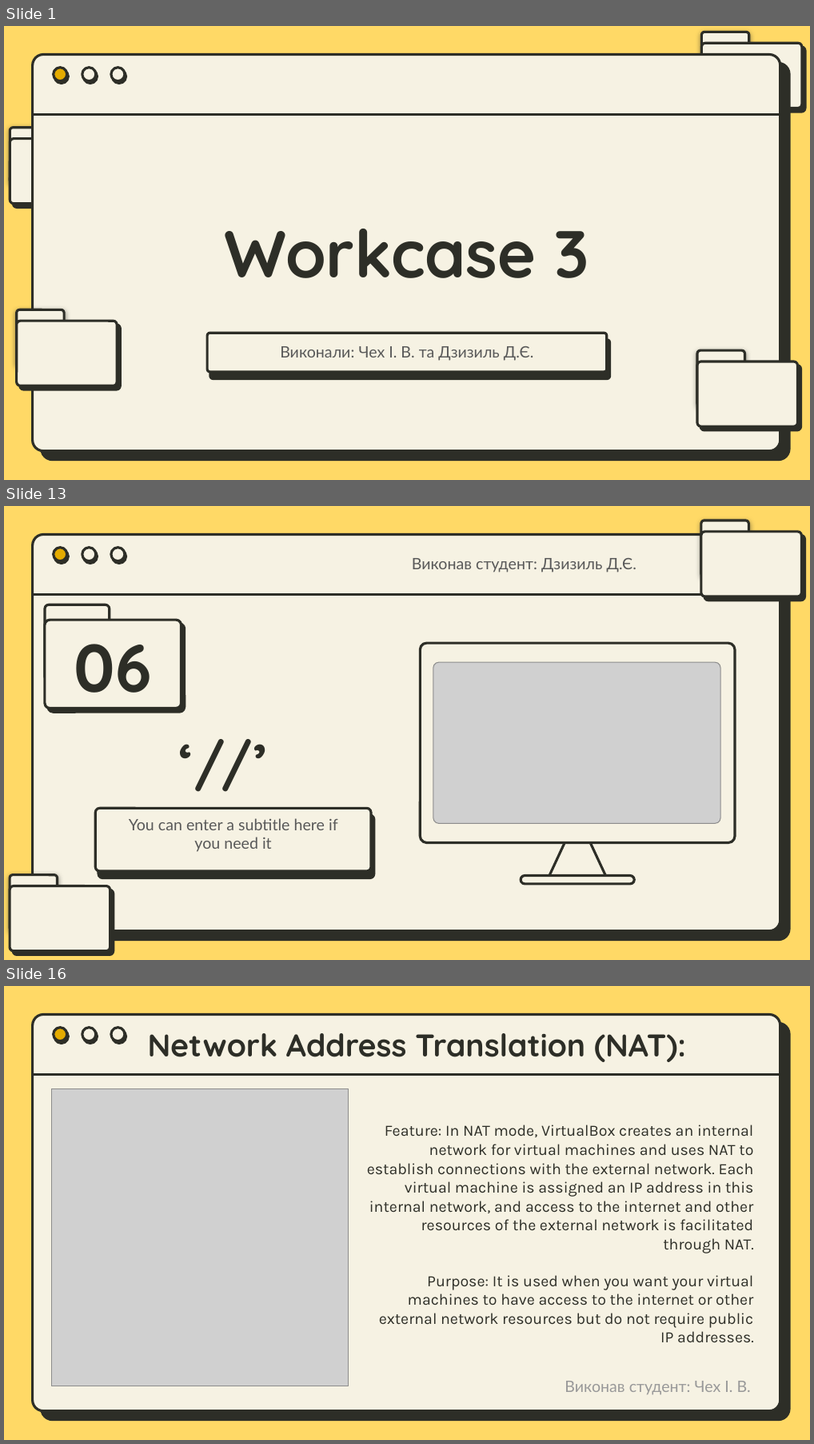
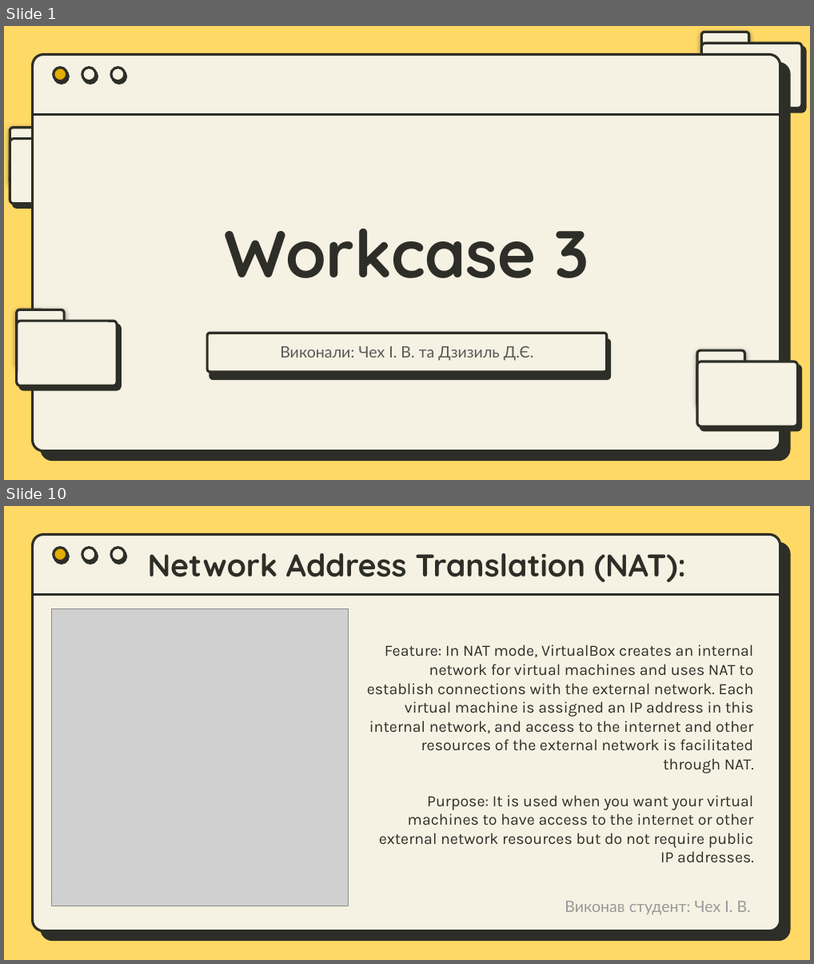
Before and after one commit to IvanChekh/MatematicainsLivesMatter, a slide deck: Workcase №3 .pptx. Shown one above the other, each under a label of ours: slides 1, 13 and 16 before the commit, slides 1 and 10 after it; the slides between them are not shown. The pictures are 814x1444 and 814x964 pixels, drawn with LibreOffice and Linux fonts; fonts in the diff are those of the drawing; grey boxes stand for pictures. Boxes give left, top, right and bottom in pixels: in the first picture for what was removed or moved away, otherwise in the second. Text is boxed around its words. In the diff, an @@ line names an element or a change of style, - is before the commit and + after.

```diff
--- a/Workcase №3 .pptx
+++ b/Workcase №3 .pptx
@@ slide 13 removed at bbox=[4, 506, 810, 960], background #FFD966; not listed: 5 template elements that a slide beside it also shows @@
@@ rounded rectangle removed at bbox=[702, 520, 749, 576] @@
@@ rounded rectangle removed at bbox=[702, 532, 802, 596] @@
@@ text removed at bbox=[412, 558, 638, 572] @@
-Виконав студент: Дзизиль Д.Є.
@@ rounded rectangle removed at bbox=[45, 604, 110, 680] @@
@@ rounded rectangle removed at bbox=[45, 620, 182, 708] @@
@@ title removed at bbox=[74, 644, 152, 709] @@
-06
@@ rounded rectangle removed at bbox=[420, 643, 735, 842] @@
@@ picture removed at bbox=[434, 663, 721, 824] @@
@@ title removed at bbox=[76, 724, 371, 799] @@
-‘//’
@@ rounded rectangle removed at bbox=[95, 808, 371, 871] @@
@@ trapezoid removed at bbox=[546, 815, 610, 882] @@
@@ subtitle removed at bbox=[129, 818, 338, 852] @@
-You can enter a subtitle here if you need it
@@ rounded rectangle removed at bbox=[10, 875, 58, 930] @@
@@ rounded rectangle removed at bbox=[10, 886, 110, 950] @@
@@ rounded rectangle removed at bbox=[521, 876, 634, 884] @@
@@ what was slide 16 is now slide 10 @@
```
Also in this commit, not shown: 7 slides changed, 8 slides added, 7 other slides removed.
